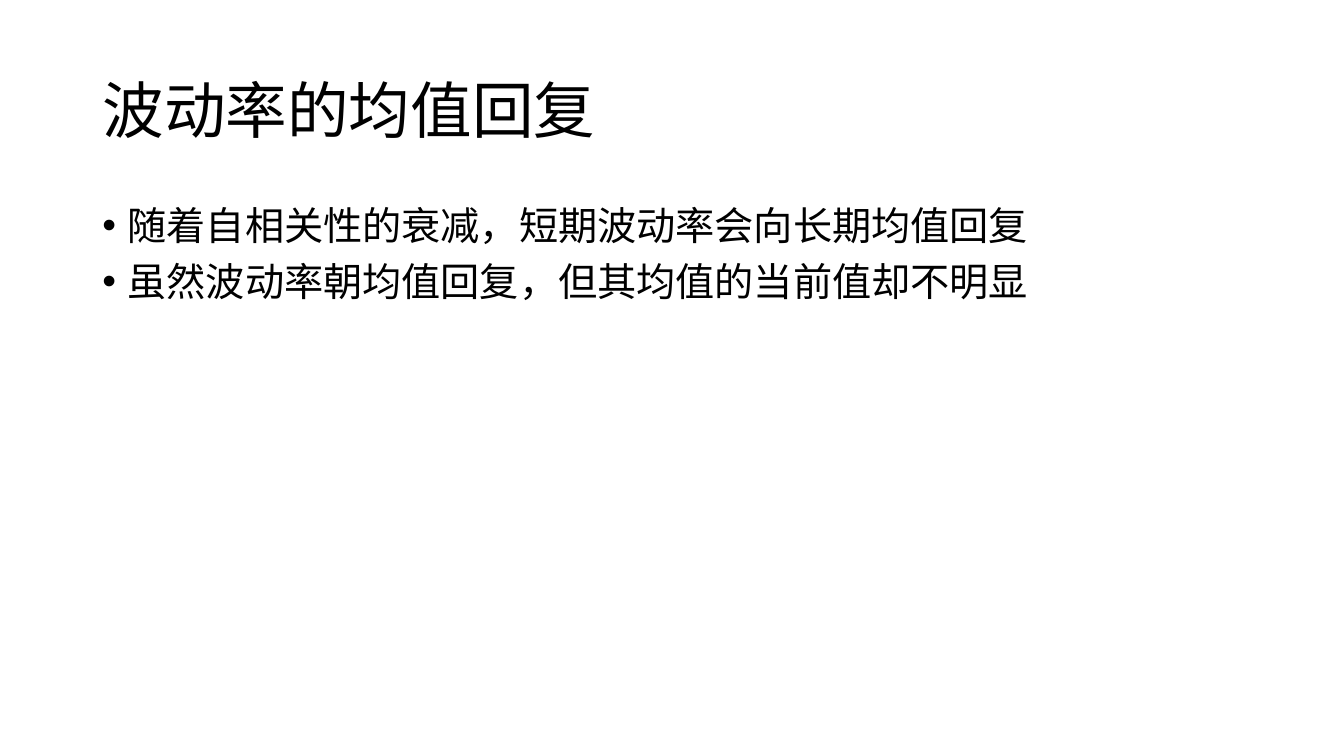
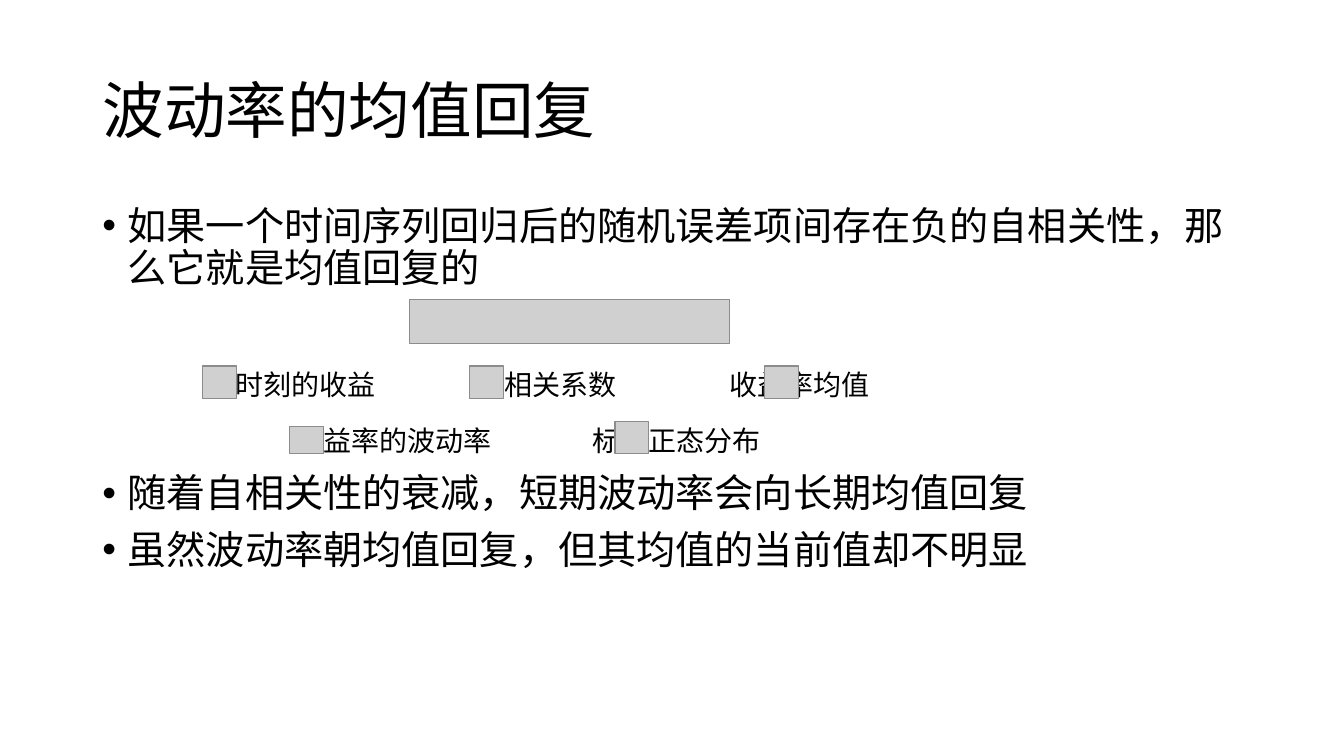
Before and after one commit to CleverL/volality-trade-ppt, a slide deck: slide 14 of 波动率交易.pptx. Drawn at 1344x756 pixels with LibreOffice and Linux fonts; fonts in the diff are those of the drawing; grey boxes stand for pictures. Boxes give left, top, right and bottom in pixels: in the first picture for what was removed or moved away, otherwise in the second. Text is boxed around its words. In the diff, an @@ line names an element or a change of style, - is before the commit and + after.

```diff
--- a/波动率交易.pptx
+++ b/波动率交易.pptx
@@ text at [128,207,1224,454]: paragraphs added @@
+• 如果一个时间序列回归后的随机误差项间存在负的自相关性，那么它就是均值回复的
+t时刻的收益 自相关系数 收益率均值
+收益率的波动率 标准正态分布
@@ picture added at [409,299,730,344] @@
@@ picture added at [203,366,236,398] @@
@@ picture added at [470,366,503,398] @@
@@ picture added at [765,366,799,398] @@
@@ picture added at [290,426,325,454] @@
@@ picture added at [615,421,649,454] @@
```
Also in this commit, not shown: 11 slides added.
